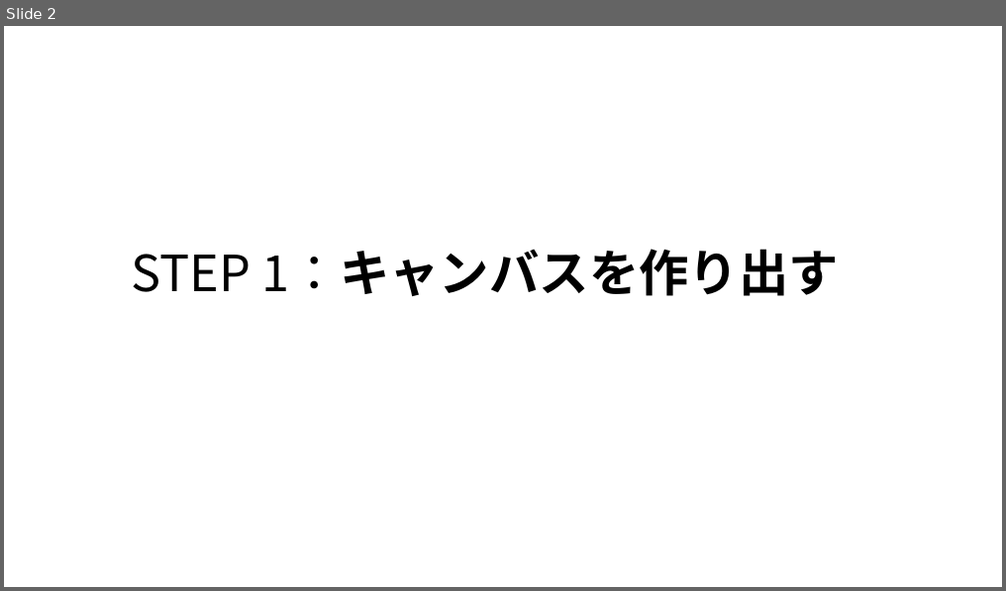
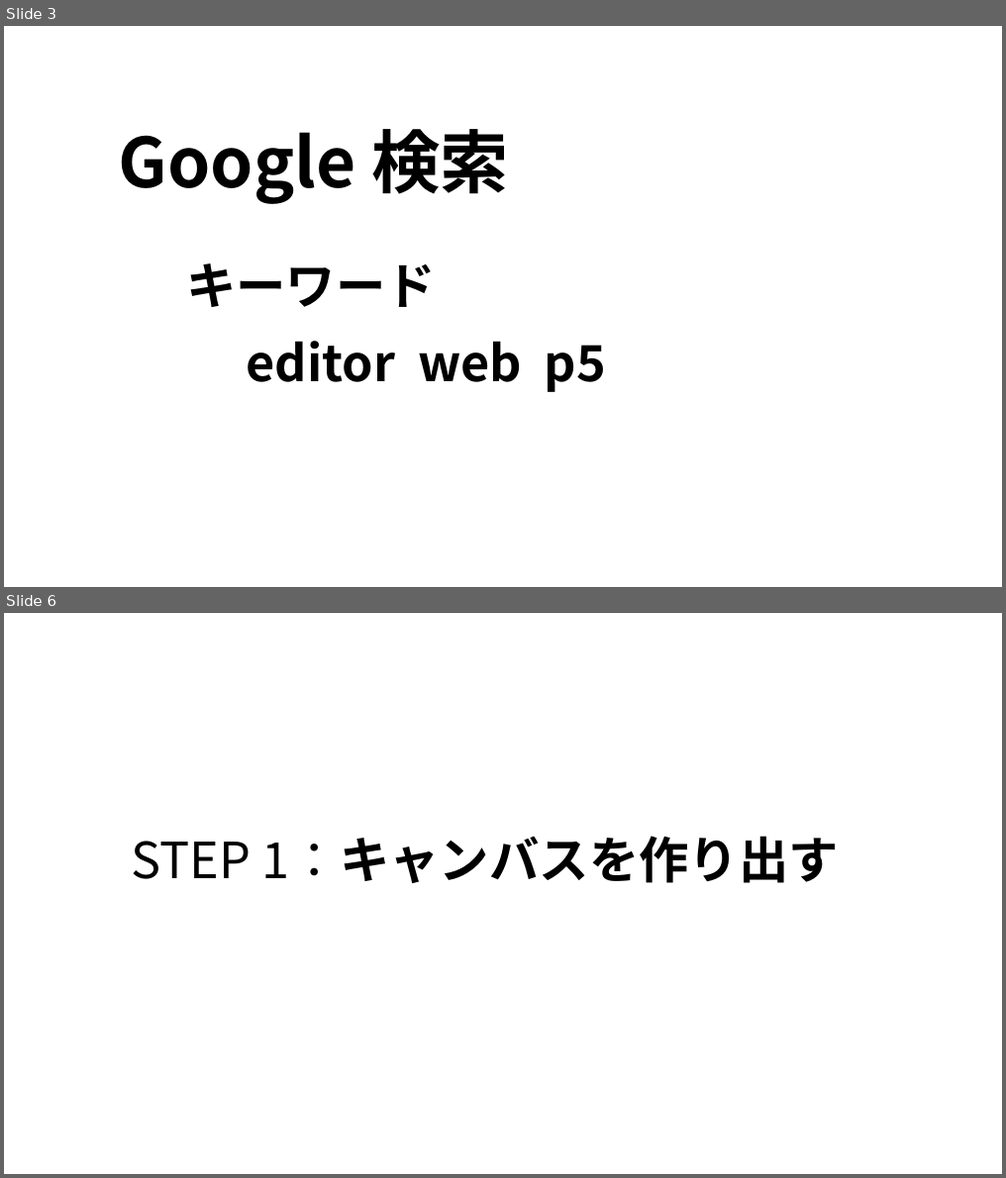
Before and after one commit to amami-harhid/p5jsPracticeSamples, a slide deck: Documents/p5Js_practice02.pptx. Shown one above the other, each under a label of ours: slide 2 before the commit, slides 3 and 6 after it; the slides between them are not shown. The pictures are 1006x591 and 1006x1178 pixels, drawn with LibreOffice and Linux fonts; fonts in the diff are those of the drawing. Boxes give left, top, right and bottom in pixels: in the first picture for what was removed or moved away, otherwise in the second. Text is boxed around its words. In the diff, an @@ line names an element or a change of style, - is before the commit and + after.

```diff
--- a/Documents/p5Js_practice02.pptx
+++ b/Documents/p5Js_practice02.pptx
@@ slide 3 added at [4, 26, 1002, 587], background #FFFFFF @@
@@ text added at [119, 129, 509, 204], 66 pt, text #000000, bold @@
+Google 検索
@@ text added at [186, 264, 436, 307], 48 pt, text #000000, bold @@
+キーワード
@@ text added at [246, 341, 606, 392], 48 pt, text #000000, bold @@
+editor web p5
@@ what was slide 2 is now slide 6 @@
```
Also in this commit, not shown: 6 slides changed, 41 other slides added, 1 slide removed.
